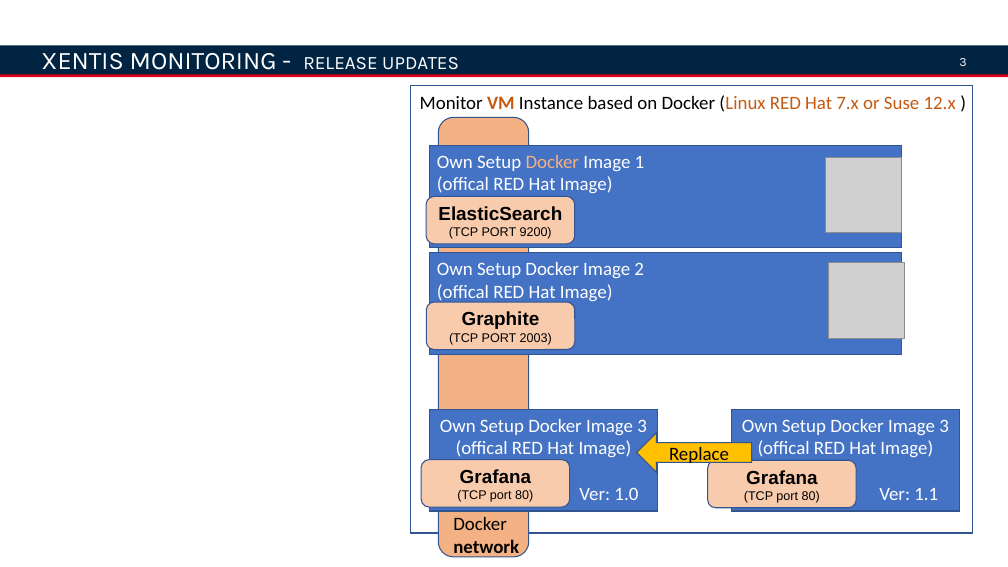
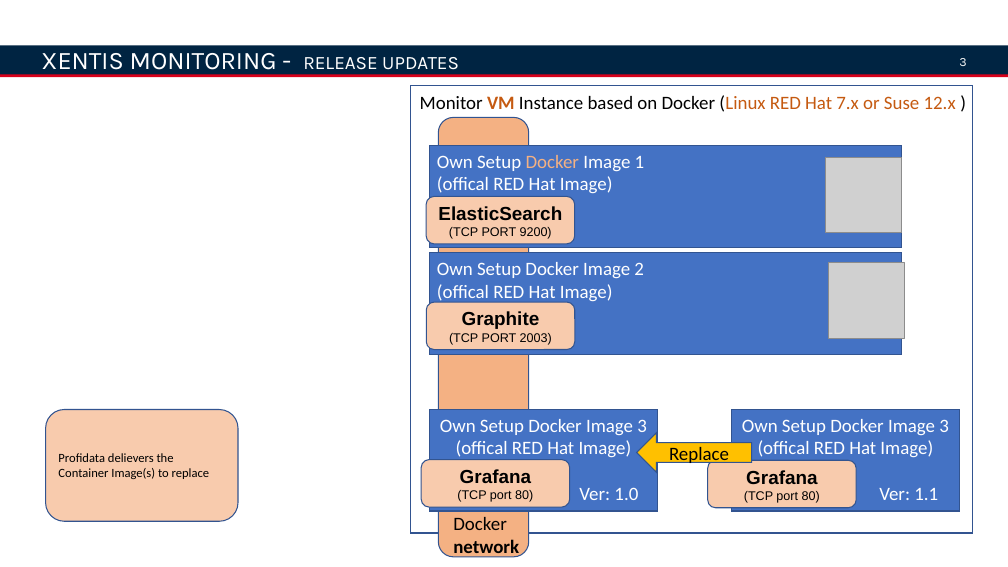
Before and after one commit to gwagner681105/pd_docker, a slide deck: slide 3 of XENTIS-Monitoring.pptx. Drawn at 1008x567 pixels with LibreOffice and Linux fonts; fonts in the diff are those of the drawing; grey boxes stand for pictures; background and template pictures are left out. Boxes give left, top, right and bottom in pixels: in the first picture for what was removed or moved away, otherwise in the second. Text is boxed around its words. In the diff, an @@ line names an element or a change of style, - is before the commit and + after.

```diff
--- a/XENTIS-Monitoring.pptx
+++ b/XENTIS-Monitoring.pptx
@@ rounded rectangle added at <box>45,410,238,522</box>, fill #F8CBAD, outline #325491 1 pt, 12 pt, text #000000 @@
+Profidata delievers the Container Image(s) to replace
```
Also in this commit, not shown: 4 other slides changed, 1 slide added, 1 slide removed.
